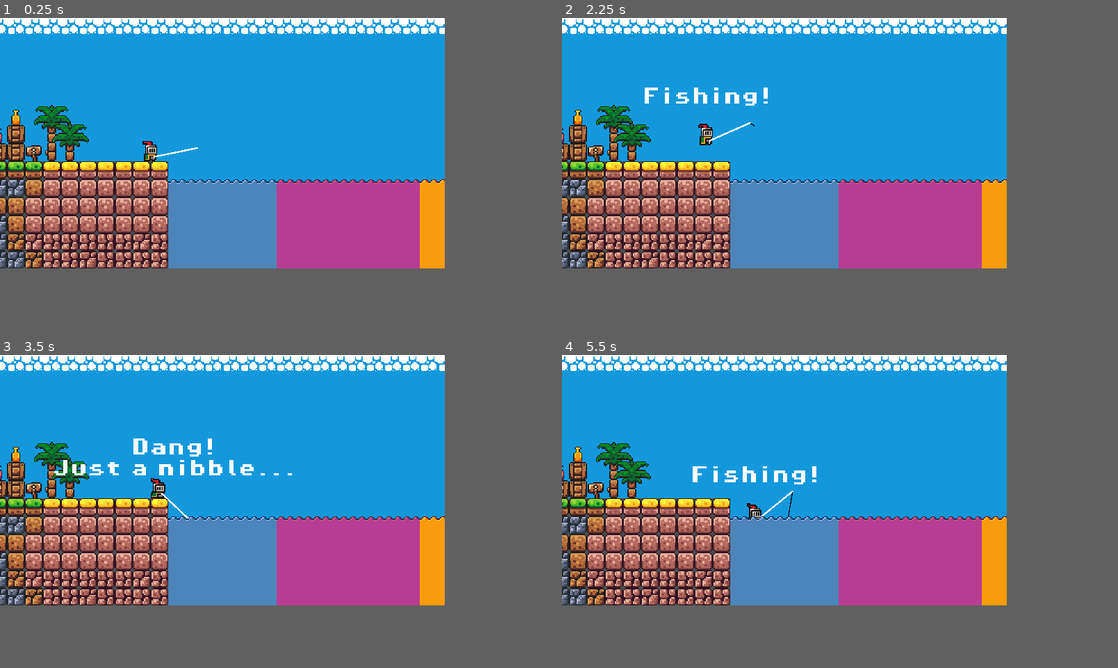
Above: before the commit, frames 1-4 (two rows, left to right).
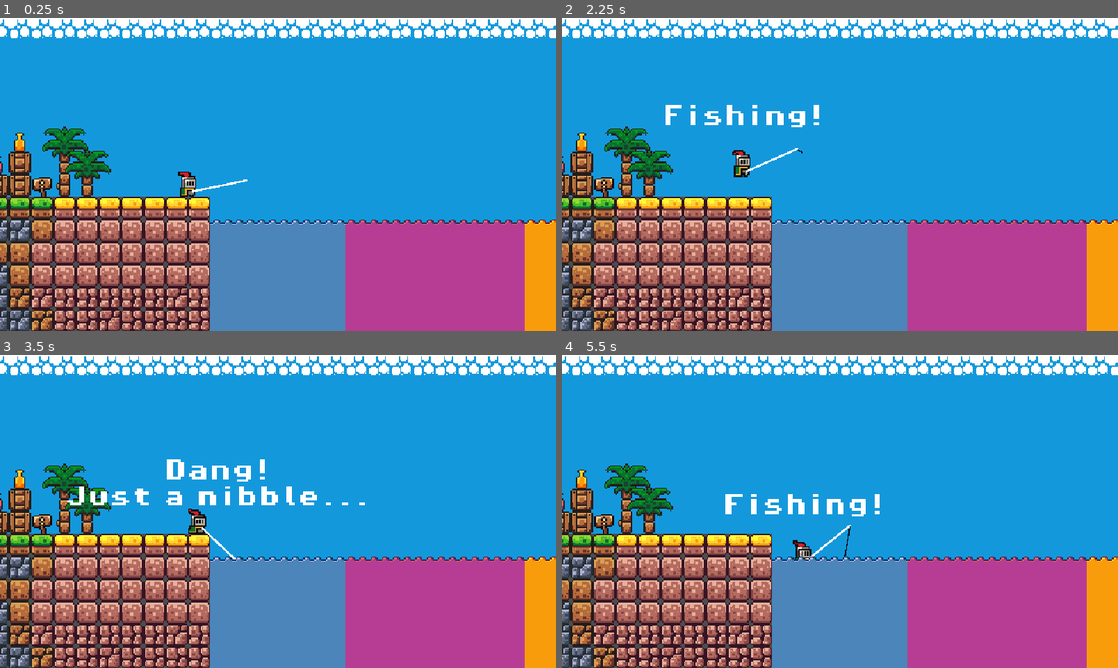
Above: after the commit, the same moments.

Repository: SWanstall/fishingOnAStar
Game: Godot game, scene res://scenes/fishing.tscn
Same seed, same stepped clock (60 frames per second), same inputs: the game is played once before the commit and once after it. The engine's default icon, where the game draws it, is replaced by a stand-in: a white triangle on a blue panel in a dark square.
Inputs (mouse positions are in pixels of both pictures, inside the frame that each line leads up to):
- Up to frame 1 (0.25 s): no input
- Up to frame 2 (2.25 s): tap Enter (ui_accept) at 0.5, 0.77, 1.52, 2 s; move the mouse to (884, 130) at 0.52 s; hold Right (ui_right) 0.53-2.03 s; click (884, 130) at 0.6 s; move the mouse to (695, 155) at 1.27 s; click (695, 155) at 1.35 s; move the mouse to (828, 86) at 2.02 s; hold Left (ui_left) from 2.03 s (still down); right-click (828, 86) at 2.1 s
- Up to frame 3 (3.5 s): click (266, 423) at 2.3 s; move the mouse to (200, 530) at 2.77 s; release Left (ui_left) at 2.78 s; hold Right (ui_right) from 2.78 s (still down); tap Mouse wheel down (scroll) at 2.85 s; tap Enter (ui_accept) at 3.02 s; click (200, 530) at 3.05 s
- Up to frame 4 (5.5 s): move the mouse to (917, 517) at 3.52 s; click (917, 517) at 3.6 s; tap Enter (ui_accept) at 3.77, 4.52, 5 s; move the mouse to (650, 442) at 4.27 s; release Right (ui_right) at 4.28 s; hold Left (ui_left) 4.28-5.03 s; click (650, 442) at 4.35 s; move the mouse to (806, 480) at 5.02 s; hold Right (ui_right) from 5.03 s (still down); right-click (806, 480) at 5.1 s; click (806, 480) at 5.3 s
In our replay, the window is 640x360 before the commit and 800x450 after it. These sizes can differ from the game's own. Grey fills any space a smaller window leaves; there, only what the larger window draws over its background counts as a difference.

The runs differ from the first frame. In frame 1, 48% of the frame differs, in the area x 0-100%, y 0-100%; in frame 2, 49%; in frame 3, 49%; in frame 4, 48%.

Commit message:
Fully implemented fish variety with biomes and rarity active

Diff:
--- a/project.godot
+++ b/project.godot
@@ -19,6 +19,8 @@
 
 window/size/viewport_width=640
 window/size/viewport_height=360
+window/size/window_width_override=1280
+window/size/window_height_override=720
 window/stretch/mode="canvas_items"
 window/stretch/scale_mode="integer"
 
--- a/scenes/fish.tscn
+++ b/scenes/fish.tscn
@@ -1,10 +1,31 @@
 [gd_scene format=3 uid="uid://db4j2h6txbhga"]
 
-[ext_resource type="Texture2D" uid="uid://csjjfgnqiyqfb" path="res://assets/sprites/slime_green.png" id="1_8g0i4"]
 [ext_resource type="Texture2D" uid="uid://dbw3fyu658r43" path="res://assets/sprites/coin.png" id="1_pgks6"]
+[ext_resource type="Texture2D" uid="uid://drs48jylmof4t" path="res://assets/sprites/Anchovy.png" id="2_6lgmd"]
+[ext_resource type="Texture2D" uid="uid://dgcrptduckusm" path="res://assets/sprites/Angelfish.png" id="2_f1s4w"]
 [ext_resource type="Script" uid="uid://bv47puookcaju" path="res://scripts/fish.gd" id="2_nub35"]
-[ext_resource type="Texture2D" uid="uid://q7qkcrd8v4n6" path="res://assets/sprites/slime_purple.png" id="3_6lgmd"]
+[ext_resource type="Texture2D" uid="uid://cilfnj7qg02i3" path="res://assets/sprites/Surgeonfish.png" id="3_wpvan"]
+[ext_resource type="Texture2D" uid="uid://wh3qhg0n6tld" path="res://assets/sprites/Clownfish.png" id="4_3ig6q"]
 [ext_resource type="Texture2D" uid="uid://cwqq6a2mkuy40" path="res://assets/sprites/Catfish.png" id="4_6lgmd"]
+[ext_resource type="Texture2D" uid="uid://dkpjt885f45bp" path="res://assets/sprites/Crab - Dungeness.png" id="6_8hrfi"]
+[ext_resource type="Script" uid="uid://brm4n60l7fedb" path="res://scripts/fish_stats.gd" id="6_wpvan"]
+[ext_resource type="Texture2D" uid="uid://bex833o4hikxl" path="res://assets/sprites/Pufferfish.png" id="7_ex20v"]
+
+[sub_resource type="AtlasTexture" id="AtlasTexture_21k1a"]
+atlas = ExtResource("2_6lgmd")
+region = Rect2(0, 0, 16, 16)
+
+[sub_resource type="AtlasTexture" id="AtlasTexture_axbn3"]
+atlas = ExtResource("2_f1s4w")
+region = Rect2(0, 0, 16, 16)
+
+[sub_resource type="AtlasTexture" id="AtlasTexture_yixxi"]
+atlas = ExtResource("4_6lgmd")
+region = Rect2(0, 0, 16, 16)
+
+[sub_resource type="AtlasTexture" id="AtlasTexture_wjndy"]
+atlas = ExtResource("4_3ig6q")
+region = Rect2(0, 0, 16, 16)
 
 [sub_resource type="AtlasTexture" id="AtlasTexture_bvcvt"]
 atlas = ExtResource("1_pgks6")
@@ -54,40 +75,52 @@
 atlas = ExtResource("1_pgks6")
 region = Rect2(176, 0, 16, 16)
 
-[sub_resource type="AtlasTexture" id="AtlasTexture_pgks6"]
-atlas = ExtResource("1_8g0i4")
-region = Rect2(0, 24, 24, 24)
+[sub_resource type="AtlasTexture" id="AtlasTexture_4lajf"]
+atlas = ExtResource("6_8hrfi")
+region = Rect2(0, 0, 16, 16)
 
-[sub_resource type="AtlasTexture" id="AtlasTexture_6lgmd"]
-atlas = ExtResource("1_8g0i4")
-region = Rect2(24, 24, 24, 24)
-
-[sub_resource type="AtlasTexture" id="AtlasTexture_wpvan"]
-atlas = ExtResource("1_8g0i4")
-region = Rect2(48, 24, 24, 24)
-
-[sub_resource type="AtlasTexture" id="AtlasTexture_21k1a"]
-atlas = ExtResource("1_8g0i4")
-region = Rect2(72, 24, 24, 24)
+[sub_resource type="AtlasTexture" id="AtlasTexture_k5b65"]
+atlas = ExtResource("7_ex20v")
+region = Rect2(0, 0, 16, 16)
 
 [sub_resource type="AtlasTexture" id="AtlasTexture_tbjsp"]
-atlas = ExtResource("3_6lgmd")
-region = Rect2(0, 24, 24, 24)
-
-[sub_resource type="AtlasTexture" id="AtlasTexture_axbn3"]
-atlas = ExtResource("3_6lgmd")
-region = Rect2(24, 24, 24, 24)
-
-[sub_resource type="AtlasTexture" id="AtlasTexture_yixxi"]
-atlas = ExtResource("3_6lgmd")
-region = Rect2(48, 24, 24, 24)
-
-[sub_resource type="AtlasTexture" id="AtlasTexture_wjndy"]
-atlas = ExtResource("3_6lgmd")
-region = Rect2(72, 24, 24, 24)
+atlas = ExtResource("3_wpvan")
+region = Rect2(0, 0, 16, 16)
 
 [sub_resource type="SpriteFrames" id="SpriteFrames_bvcvt"]
 animations = [{
+"frames": [{
+"duration": 1.0,
+"texture": SubResource("AtlasTexture_21k1a")
+}],
+"loop": true,
+"name": &"anchovy",
+"speed": 5.0
+}, {
+"frames": [{
+"duration": 1.0,
+"texture": SubResource("AtlasTexture_axbn3")
+}],
+"loop": true,
+"name": &"angelfish",
+"speed": 5.0
+}, {
+"frames": [{
+"duration": 1.0,
+"texture": SubResource("AtlasTexture_yixxi")
+}],
+"loop": true,
+"name": &"catfish",
+"speed": 5.0
+}, {
+"frames": [{
+"duration": 1.0,
+"texture": SubResource("AtlasTexture_wjndy")
+}],
+"loop": true,
+"name": &"clownfish",
+"speed": 5.0
+}, {
 "frames": [{
 "duration": 1.0,
 "texture": SubResource("AtlasTexture_bvcvt")
@@ -131,48 +164,35 @@
 }, {
 "frames": [{
 "duration": 1.0,
-"texture": SubResource("AtlasTexture_pgks6")
-}, {
-"duration": 1.0,
-"texture": SubResource("AtlasTexture_6lgmd")
-}, {
-"duration": 1.0,
-"texture": SubResource("AtlasTexture_wpvan")
-}, {
-"duration": 1.0,
-"texture": SubResource("AtlasTexture_21k1a")
+"texture": SubResource("AtlasTexture_4lajf")
 }],
 "loop": true,
-"name": &"green_slime",
+"name": &"crab",
+"speed": 5.0
+}, {
+"frames": [{
+"duration": 1.0,
+"texture": SubResource("AtlasTexture_k5b65")
+}],
+"loop": true,
+"name": &"puffer_fish",
 "speed": 5.0
 }, {
 "frames": [{
 "duration": 1.0,
 "texture": SubResource("AtlasTexture_tbjsp")
-}, {
-"duration": 1.0,
-"texture": SubResource("AtlasTexture_axbn3")
-}, {
-"duration": 1.0,
-"texture": SubResource("AtlasTexture_yixxi")
-}, {
-"duration": 1.0,
-"texture": SubResource("AtlasTexture_wjndy")
 }],
 "loop": true,
-"name": &"purple_slime",
-"speed": 5.0
-}, {
-"frames": [{
-"duration": 1.0,
-"texture": ExtResource("4_6lgmd")
-}],
-"loop": true,
-"name": &"test",
+"name": &"surgeonfish",
 "speed": 5.0
 }]
 
+[sub_resource type="Resource" id="Resource_21k1a"]
+script = ExtResource("6_wpvan")
+metadata/_custom_type_script = "uid://brm4n60l7fedb"
+
 [node name="Fish" type="AnimatedSprite2D" unique_id=902702804]
 sprite_frames = SubResource("SpriteFrames_bvcvt")
-animation = &"test"
+animation = &"angelfish"
 script = ExtResource("2_nub35")
+stats = SubResource("Resource_21k1a")
--- a/scenes/hook_2.tscn
+++ b/scenes/hook_2.tscn
@@ -21,4 +21,6 @@
 
 [node name="Fish" parent="." unique_id=902702804 instance=ExtResource("3_bea6c")]
 visible = false
-position = Vector2(0, 3)
+position = Vector2(3.0000002, 10)
+rotation = 1.5458258
+flip_h = true
--- a/scripts/fish.gd
+++ b/scripts/fish.gd
@@ -1,4 +1,6 @@
 extends AnimatedSprite2D
+
+@export var stats: fish_stats
 
 var green = Color(0.2,1,0.2,1)
 var red = Color(1,0.2,0.2,1)
--- a/scripts/fishing.gd
+++ b/scripts/fishing.gd
@@ -7,7 +7,9 @@
 
 var green = Color(0.2,1,0.2,1)
 var red = Color(1,0.2,0.2,1)
-var blue = Color(1,0.5,0.0,1)
+var blue = Color(0,1,1,1)
+var orange = Color(1,0.5,0,1)
+var clear = Color(1,1,1,1)
 
 var fish_rarity = 0
 var hue = green
@@ -33,27 +35,52 @@
 	if current_biome == 0:
 		if rarity_value >= 60 and rarity_value < 80:
 			hue = red
+			fish.animation = "crab"
 		elif rarity_value >= 80:
-			hue = blue
+			hue = clear
+			fish.animation = "clownfish"
 		else:
 			hue = green
+			fish.animation = "anchovy"
 
 		#print("fish rarity = %s" % rarity_value)
 
-		fish.modulate = hue
-		fish.animation = "green_slime"
-		fish.play()
+		#fish.modulate = hue
+		##fish.animation = "anchovy"
+		#fish.play()
 
 	elif current_biome == 1:
-		fish.modulate = Color(1,1,1,1)
-		print("medium depth fish")
-		fish.animation = "purple_slime"
-		fish.play()
+		if rarity_value >= 60 and rarity_value < 80:
+			hue = clear
+			fish.animation = "surgeonfish"
+		elif rarity_value >= 80:
+			hue = clear
+			fish.animation = "puffer_fish"
+		else:
+			hue = red
+			fish.animation = "anchovy"
+
+		#print("medium depth fish")
+		#fish.animation = "purple_slime"
+		#fish.modulate = hue
+		#fish.play()
 	else:
-		fish.modulate = Color(1,1,1,1)
-		fish.animation = "coin"
-		print("Deep fish")
-		fish.play()
+		if rarity_value >= 60 and rarity_value < 80:
+			hue = clear
+			fish.animation = "angelfish"
+		elif rarity_value >= 80:
+			hue = clear
+			fish.animation = "coin"
+		else:
+			hue = clear
+			fish.animation = "catfish"
+		#fish.modulate = Color(1,1,1,1)
+		#fish.animation = "coin"
+		#print("Deep fish")
+		#fish.modulate = hue
+		#fish.play()
+	fish.modulate = hue
+	fish.play()
 
 
 func _on_character_fish_landed() -> void:
--- a/scripts/rod.gd
+++ b/scripts/rod.gd
@@ -26,7 +26,9 @@
 var biome_calldown
 var green = Color(0.2,1,0.2,1)
 var red = Color(1,0.2,0.2,1)
-var blue = Color(1,0.5,0.0,1)
+var blue = Color(0,1,1,1)
+var orange = Color(1,0.5,0,1)
+var clear = Color(1,1,1,1)
 var fish_hooked = false
 
 # Called when the node enters the scene tree for the first time.
@@ -153,45 +155,61 @@
 		var fish_on_hook = b.get_node("Fish")
 		var hue
 
-		#if fish_rarity_from_character >= 60 and fish_rarity_from_character < 80:
-			#hue = red
-		#elif fish_rarity_from_character >= 80:
-			#hue = blue
-		#else:
-			#hue = green
-		#
-		##print("fish rarity = %s" % fish_rarity_from_character)
-		#
-		#fish_on_hook.modulate = hue
-		#fish_on_hook.visible = true
-
 		if biome_calldown == 0:
 			if fish_rarity_from_character >= 60 and fish_rarity_from_character < 80:
 				hue = red
+				fish_on_hook.animation = "crab"
 			elif fish_rarity_from_character >= 80:
-				hue = blue
+				hue = clear
+				fish_on_hook.animation = "clownfish"
 			else:
 				hue = green
+				fish_on_hook.animation = "anchovy"
 
 			#print("fish rarity = %s" % rarity_value)
-			print("hooked fish green slime")
-
-			fish_on_hook.modulate = hue
-			fish_on_hook.animation = "green_slime"
-			fish_on_hook.play()
-			fish_on_hook.visible = true
+			#print("hooked fish green slime")
+
+			#fish_on_hook.modulate = hue
+			#fish_on_hook.animation = "green_slime"
+			#fish_on_hook.play()
+			#fish_on_hook.visible = true
 
 		elif biome_calldown == 1:
-			print("hooked fish purple slime")
-			fish_on_hook.modulate = Color(1,1,1,1)
+
+			if fish_rarity_from_character >= 60 and fish_rarity_from_character < 80:
+				hue = clear
+				fish_on_hook.animation = "surgeonfish"
+			elif fish_rarity_from_character >= 80:
+				hue = clear
+				fish_on_hook.animation = "puffer_fish"
+			else:
+				hue = red
+				fish_on_hook.animation = "anchovy"
+
+			#print("hooked fish purple slime")
+			#fish_on_hook.modulate = Color(1,1,1,1)
 			#print("medium depth fish")
-			fish_on_hook.animation = "purple_slime"
-			fish_on_hook.play()
-			fish_on_hook.visible = true
+			#fish_on_hook.animation = "purple_slime"
+			#fish_on_hook.play()
+			#fish_on_hook.visible = true
 		else:
-			print("hooked fish coin")
-			fish_on_hook.modulate = Color(1,1,1,1)
-			fish_on_hook.animation = "coin"
+
+			if fish_rarity_from_character >= 60 and fish_rarity_from_character < 80:
+				hue = clear
+				fish_on_hook.animation = "angelfish"
+			elif fish_rarity_from_character >= 80:
+				hue = clear
+				fish_on_hook.animation = "coin"
+			else:
+				hue = clear
+				fish_on_hook.animation = "catfish"
+
+			#print("hooked fish coin")
+			#fish_on_hook.modulate = Color(1,1,1,1)
+			#fish_on_hook.animation = "coin"
 			#print("Deep fish")
-			fish_on_hook.play()
-			fish_on_hook.visible = true
+			#fish_on_hook.play()
+			#fish_on_hook.visible = true
+		fish_on_hook.modulate = hue
+		fish_on_hook.play()
+		fish_on_hook.visible = true
